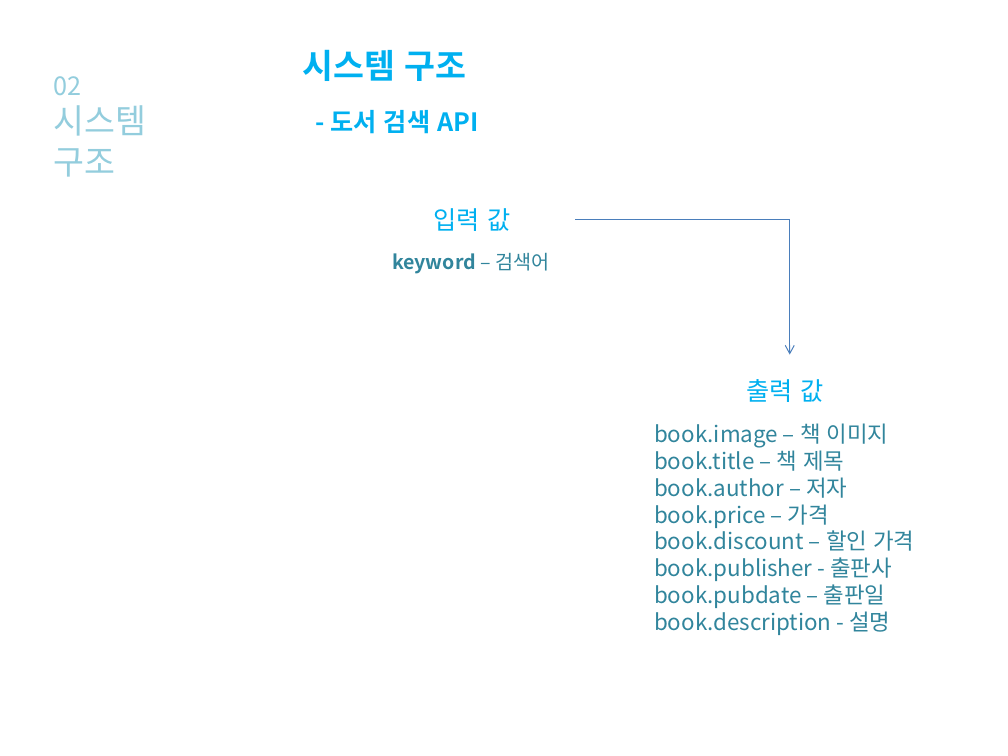
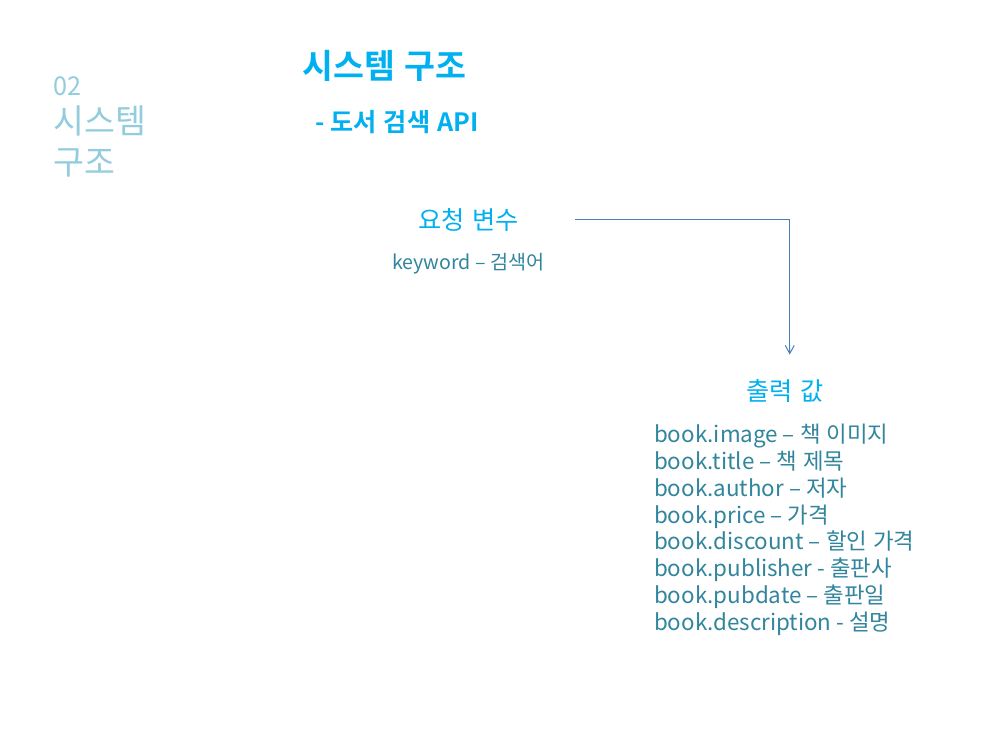
Before and after one commit to KimMinYoeng/WebServiceComputing_TermProject, a slide deck: slide 12 of 웹서비스 발표 자료.pptx. Drawn at 1008x756 pixels with LibreOffice and Linux fonts; fonts in the diff are those of the drawing; background and template pictures are left out. Boxes give left, top, right and bottom in pixels: in the first picture for what was removed or moved away, otherwise in the second. Text is boxed around its words. In the diff, an @@ line names an element or a change of style, - is before the commit and + after.

```diff
--- a/웹서비스 발표 자료.pptx
+++ b/웹서비스 발표 자료.pptx
@@ text added at (419, 208, 518, 231), 18 pt, text #00B0F0 @@
+요청 변수
@@ text removed at (434, 208, 510, 231) @@
-입력 값
@@ text "keyword – 검색어" at (392, 252, 544, 274): bold off in "keyword" @@
```
Also in this commit, not shown: 3 other slides changed, 4 slides added.
